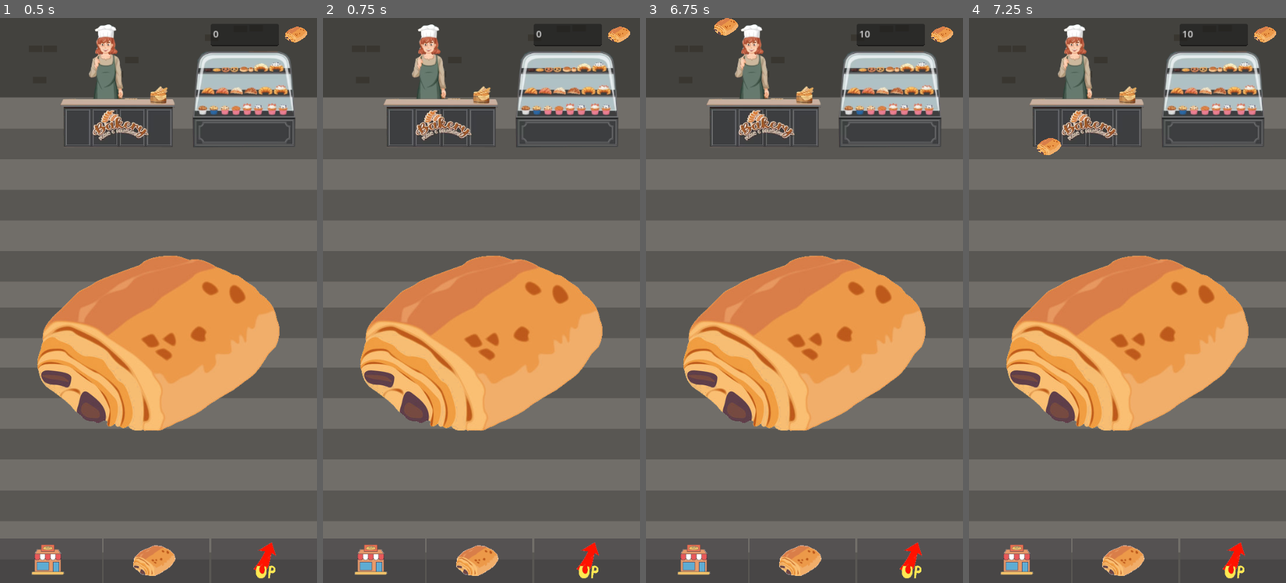
Above: before the commit, frames 1-4 (left to right).
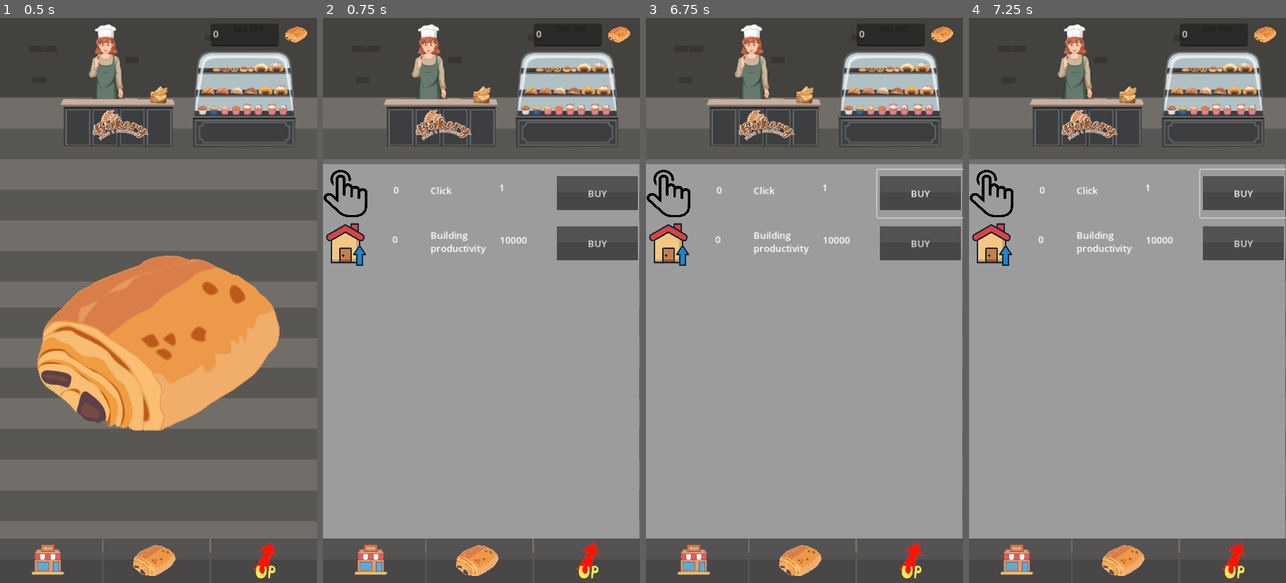
Above: after the commit, the same moments.

Repository: christophechr/EpitechGameJam-1
Game: Godot game, scene res://Scene/world.tscn
Same seed, same stepped clock (60 frames per second), same inputs: the game is played once before the commit and once after it.
Inputs (mouse positions are in pixels of both pictures, inside the frame that each line leads up to):
- Up to frame 1 (0.5 s): no input
- Up to frame 2 (0.75 s): click (586, 560) at 0.5 s
- Up to frame 3 (6.75 s): click (801, 560) at 1.25 s; click (696, 560) at 2 s; click "BUY" at 2.75 s; click "BUY" at 3.5 s; click "BUY" at 4.25 s; click (807, 345) at 5 s; click (909, 560) at 5.75 s; click (918, 193) at 6.5 s, where only the run after the commit has a clickable "BUY"
- Up to frame 4 (7.25 s): no input

Frame 1 is identical in both runs. In frame 2, 65% of the frame differs, in the area x 0-100%, y 25-93%; in frame 3, 65%, in the area x 0-100%, y 0-93%; in frame 4, 65%.

Commit message:
erika add button

Diff:
--- a/choco_clicker/Scene/world.tscn
+++ b/choco_clicker/Scene/world.tscn
@@ -14,6 +14,8 @@
 [ext_resource type="Texture2D" uid="uid://dvvl3wc82wav8" path="res://Assets/jasonderouleau.png" id="11_o7pb5"]
 [ext_resource type="Texture2D" uid="uid://bgmrw8u2a3d1a" path="res://Assets/baker.png" id="13_jj6px"]
 [ext_resource type="Texture2D" uid="uid://b1jwpthres8as" path="res://Assets/bakery.png" id="14_p7bsy"]
+[ext_resource type="Texture2D" uid="uid://c8jth0ehedj3o" path="res://Assets/click.png" id="15_bdh5h"]
+[ext_resource type="Texture2D" uid="uid://ctwib8b1lufvt" path="res://Assets/house.png" id="16_tptmj"]
 
 [node name="World" type="Node2D"]
 script = ExtResource("1_r8bp6")
@@ -219,6 +221,110 @@
 
 [node name="Timer" type="Timer" parent="."]
 autostart = true
+
+[node name="TextureRect2" type="TextureRect" parent="."]
+offset_top = 248.0
+offset_right = 539.0
+offset_bottom = 885.0
+size_flags_horizontal = 0
+texture = ExtResource("8_3h1ca")
+expand_mode = 1
+
+[node name="UpgradeMenu" type="VBoxContainer" parent="TextureRect2"]
+layout_mode = 0
+offset_left = 1.0
+offset_top = 10.0
+offset_right = 540.0
+offset_bottom = 637.0
+
+[node name="HBoxContainer" type="HBoxContainer" parent="TextureRect2/UpgradeMenu"]
+custom_minimum_size = Vector2(25.385, 81.745)
+layout_mode = 2
+
+[node name="TextureRect" type="TextureRect" parent="TextureRect2/UpgradeMenu/HBoxContainer"]
+custom_minimum_size = Vector2(75, 75)
+layout_mode = 2
+size_flags_horizontal = 0
+texture = ExtResource("15_bdh5h")
+expand_mode = 1
+
+[node name="CenterContainer" type="CenterContainer" parent="TextureRect2/UpgradeMenu/HBoxContainer"]
+custom_minimum_size = Vector2(310.715, 0)
+layout_mode = 2
+
+[node name="RichTextLabel" type="RichTextLabel" parent="TextureRect2/UpgradeMenu/HBoxContainer/CenterContainer"]
+custom_minimum_size = Vector2(104.015, 31.475)
+layout_mode = 2
+text = "Click
+"
+scroll_active = false
+
+[node name="Button4" type="Button" parent="TextureRect2/UpgradeMenu/HBoxContainer"]
+layout_mode = 2
+size_flags_horizontal = 3
+text = "BUY"
+icon = ExtResource("7_aqm5n")
+flat = true
+icon_alignment = 1
+expand_icon = true
+
+[node name="HBoxContainer2" type="HBoxContainer" parent="TextureRect2/UpgradeMenu"]
+custom_minimum_size = Vector2(25.385, 81.745)
+layout_mode = 2
+
+[node name="TextureRect" type="TextureRect" parent="TextureRect2/UpgradeMenu/HBoxContainer2"]
+custom_minimum_size = Vector2(75, 75)
+layout_mode = 2
+size_flags_horizontal = 0
+texture = ExtResource("16_tptmj")
+expand_mode = 1
+
+[node name="CenterContainer" type="CenterContainer" parent="TextureRect2/UpgradeMenu/HBoxContainer2"]
+custom_minimum_size = Vector2(310.715, 0)
+layout_mode = 2
+
+[node name="RichTextLabel" type="RichTextLabel" parent="TextureRect2/UpgradeMenu/HBoxContainer2/CenterContainer"]
+custom_minimum_size = Vector2(104.17, 50)
+layout_mode = 2
+text = "Building productivity"
+scroll_active = false
+
+[node name="Button5" type="Button" parent="TextureRect2/UpgradeMenu/HBoxContainer2"]
+layout_mode = 2
+size_flags_horizontal = 3
+text = "BUY"
+icon = ExtResource("7_aqm5n")
+flat = true
+icon_alignment = 1
+expand_icon = true
+
+[node name="click_nb" type="RichTextLabel" parent="TextureRect2"]
+offset_left = 120.0
+offset_top = 33.0
+offset_right = 192.0
+offset_bottom = 73.0
+text = "0"
+
+[node name="house_cost" type="RichTextLabel" parent="TextureRect2"]
+offset_left = 301.0
+offset_top = 118.0
+offset_right = 373.0
+offset_bottom = 158.0
+text = "10000"
+
+[node name="house_nb" type="RichTextLabel" parent="TextureRect2"]
+offset_left = 118.0
+offset_top = 117.0
+offset_right = 190.0
+offset_bottom = 157.0
+text = "0"
+
+[node name="click_cost" type="RichTextLabel" parent="TextureRect2"]
+offset_left = 300.0
+offset_top = 29.0
+offset_right = 372.0
+offset_bottom = 69.0
+text = "1"
 
 [connection signal="nb_choco" from="." to="TextEdit" method="_on_world_nb_choco"]
 [connection signal="pressed" from="Right" to="." method="_on_right_pressed"]
@@ -231,3 +337,5 @@
 [connection signal="button_up" from="TextureRect1/UpgradeMenu/HBoxContainer2/Button2" to="." method="_on_button_2_button_up"]
 [connection signal="button_up" from="TextureRect1/UpgradeMenu/HBoxContainer3/Button3" to="." method="_on_button_3_button_up"]
 [connection signal="timeout" from="Timer" to="." method="_on_timer_timeout"]
+[connection signal="button_up" from="TextureRect2/UpgradeMenu/HBoxContainer/Button4" to="." method="_on_button_4_button_up"]
+[connection signal="button_up" from="TextureRect2/UpgradeMenu/HBoxContainer2/Button5" to="." method="_on_button_5_button_up"]
--- a/choco_clicker/Script/world.gd
+++ b/choco_clicker/Script/world.gd
@@ -6,9 +6,10 @@
 var nb_rouleau = 0
 var nb_baker = 0
 var nb_bakery = 0
-var level_click = 10
+var level_click = 1
 var mult_up = 1
 var menu1
+var menu2
 
 @onready var roll_nb = $TextureRect1/roll_nb
 @onready var bakery_cost = $TextureRect1/bakery_cost
@@ -16,12 +17,18 @@
 @onready var baker_cost = $TextureRect1/baker_cost
 @onready var baker_nb = $TextureRect1/baker_nb
 @onready var roll_cost = $TextureRect1/roll_cost
+@onready var click_nb = $TextureRect2/click_nb
+@onready var house_cost = $TextureRect2/house_cost
+@onready var house_nb = $TextureRect2/house_nb
+@onready var click_cost = $TextureRect2/click_cost
 
 signal nb_choco
 
 # Called when the node enters the scene tree for the first time.
 func _ready():
 	menu1 = $TextureRect1
+	menu2 = $TextureRect2
+	menu2.visible = false
 	menu1.visible = false
 
 func _process(delta):
@@ -46,13 +53,15 @@
 
 func _on_right_pressed():
 	menu1.visible = false
+	menu2.visible = true
 
 func _on_center_pressed():
 	menu1.visible = false
+	menu2.visible = false
 
 func _on_left_pressed():
 	menu1.visible = true
-
+	menu2.visible = false
 
 func _on_button_button_up():
 	if choco_nbr > 50 * nb_rouleau:
@@ -74,3 +83,18 @@
 		nb_bakery += 1
 		bakery_nb.text = str(nb_bakery)
 		bakery_cost.text = str(1000 * nb_bakery)
+
+
+func _on_button_4_button_up():
+	if choco_nbr > 5 * level_click:
+		choco_nbr -= 5 * level_click
+		level_click *= 2
+		click_nb.text = str(level_click)
+		click_cost.text = str(5 * level_click)
+
+func _on_button_5_button_up():
+	if choco_nbr > 10000 * mult_up:
+		choco_nbr -= 10000 * mult_up
+		mult_up += 1
+		house_nb.text = str(mult_up)
+		house_cost.text = str(10000 * mult_up)
Binary file added: choco_clicker/Assets/click.png
Not shown, added: choco_clicker/Assets/click.png.import
Binary file added: choco_clicker/Assets/house.png
Not shown, added: choco_clicker/Assets/house.png.import
Not shown: 1 places in choco_clicker/Scene/world.tscn that only renumber resources
